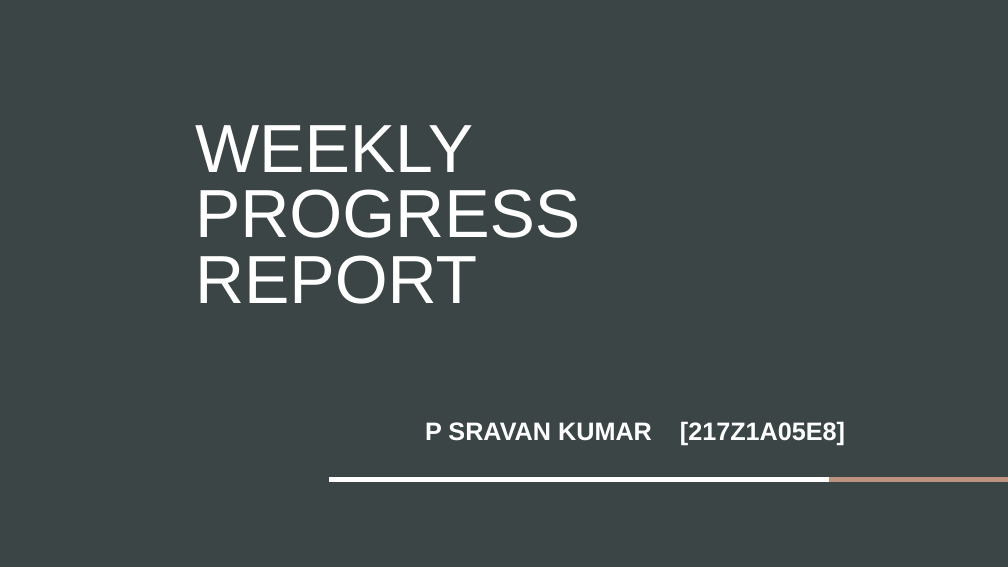
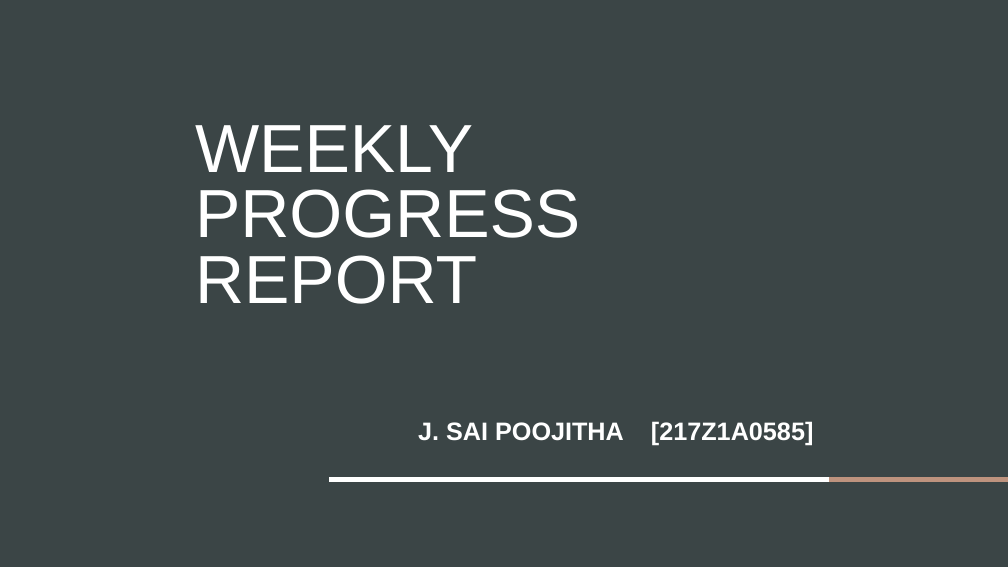
Before and after one commit to saipoojitha585/day-05, a slide deck: slide 1 of WEEK1.pptx. Drawn at 1008x567 pixels with LibreOffice and Linux fonts; fonts in the diff are those of the drawing. Boxes give left, top, right and bottom in pixels: in the first picture for what was removed or moved away, otherwise in the second. Text is boxed around its words. In the diff, an @@ line names an element or a change of style, - is before the commit and + after.

```diff
--- a/WEEK1.pptx
+++ b/WEEK1.pptx
@@ subtitle at [418, 421, 813, 446]: text changed @@
-P SRAVAN KUMAR [217Z1A05E8]
+J. SAI POOJITHA [217Z1A0585]
```
Also in this commit, not shown: 1 other slide changed.
